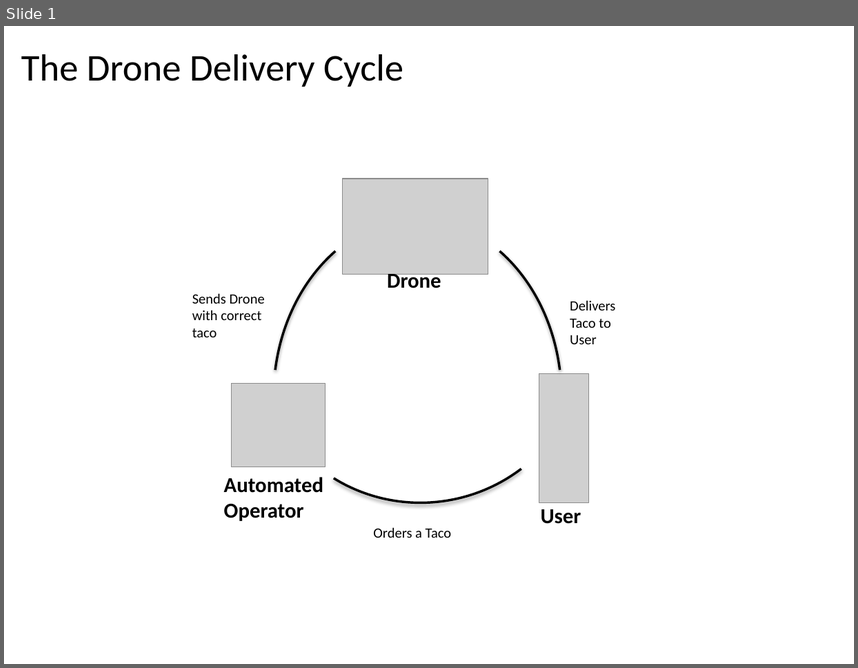
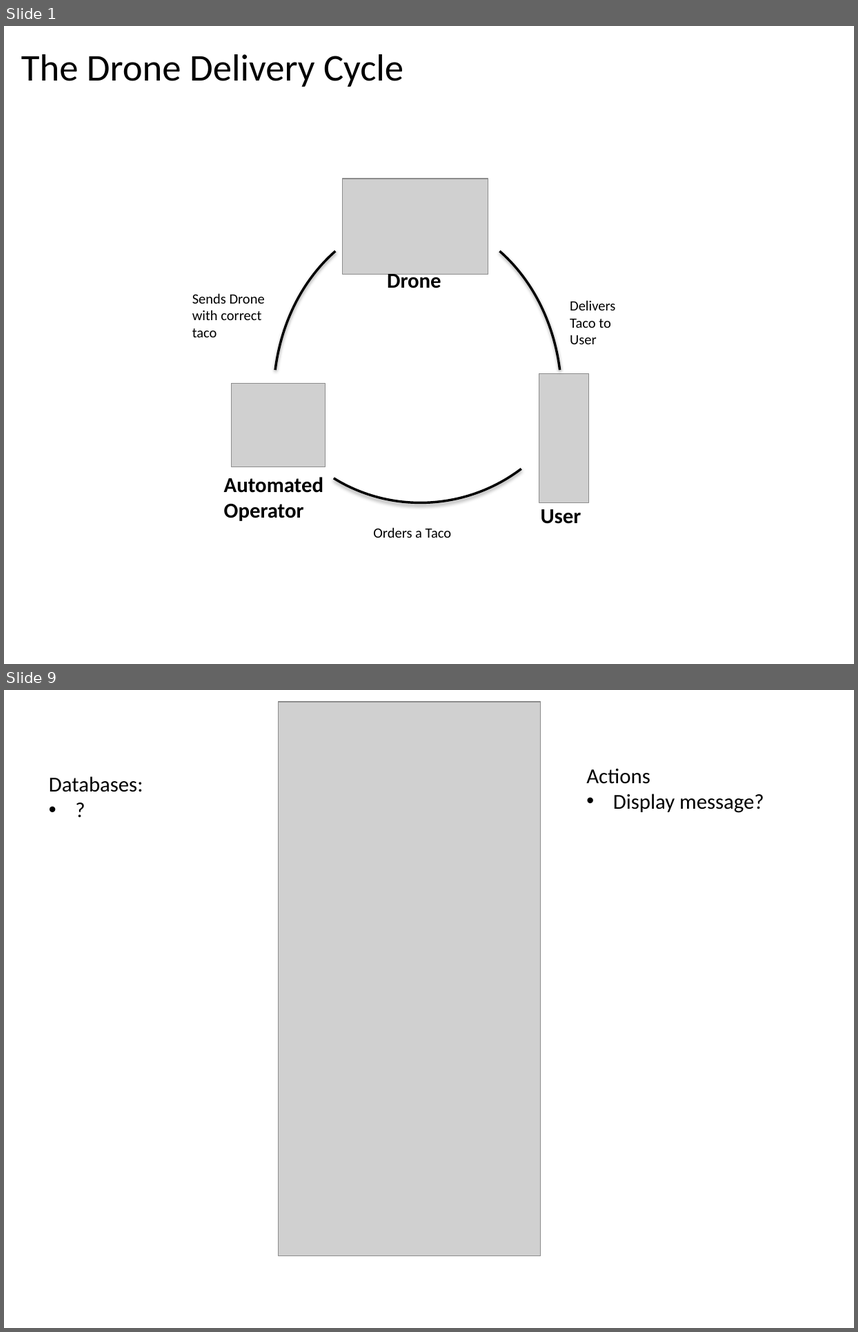
Before and after one commit to tacodrone/tacodroneSXSW, a slide deck: Drone Delivery Mobile App.pptx. Shown one above the other, each under a label of ours: slide 1 before the commit, slides 1 and 9 after it; the slides between them are not shown. The pictures are 858x668 and 858x1332 pixels, drawn with LibreOffice and Linux fonts; fonts in the diff are those of the drawing; grey boxes stand for pictures; background and template pictures are left out. Boxes give left, top, right and bottom in pixels: in the first picture for what was removed or moved away, otherwise in the second. Text is boxed around its words. In the diff, an @@ line names an element or a change of style, - is before the commit and + after.

```diff
--- a/Drone Delivery Mobile App.pptx
+++ b/Drone Delivery Mobile App.pptx
@@ slide 9 added at (4,690,854,1328), background #FFFFFF @@
@@ picture added at (279,702,540,1256) @@
@@ rectangle added at (296,767,522,840), fill #FFFFFF, outline #FFFFFF 0.75 pt @@
@@ text added at (586,768,764,813), 18 pt, text #000000 @@
+Actions
+• Display message?
@@ text added at (49,776,143,792), 18 pt, text #000000 @@
+Databases:
+• ?
@@ freeform shape added at (344,869,490,1019), fill #C0504D at 30% opacity, outline #C0504D 0.75 pt @@
@@ rectangle added at (297,940,523,1171), fill #FFFFFF, outline #FFFFFF 0.75 pt @@
@@ rectangle added at (315,1019,501,1154), fill #FFFFFF, outline #000000 1.5 pt @@
```
Also in this commit, not shown: 2 slides changed, 5 other slides added, 6 slides removed.
